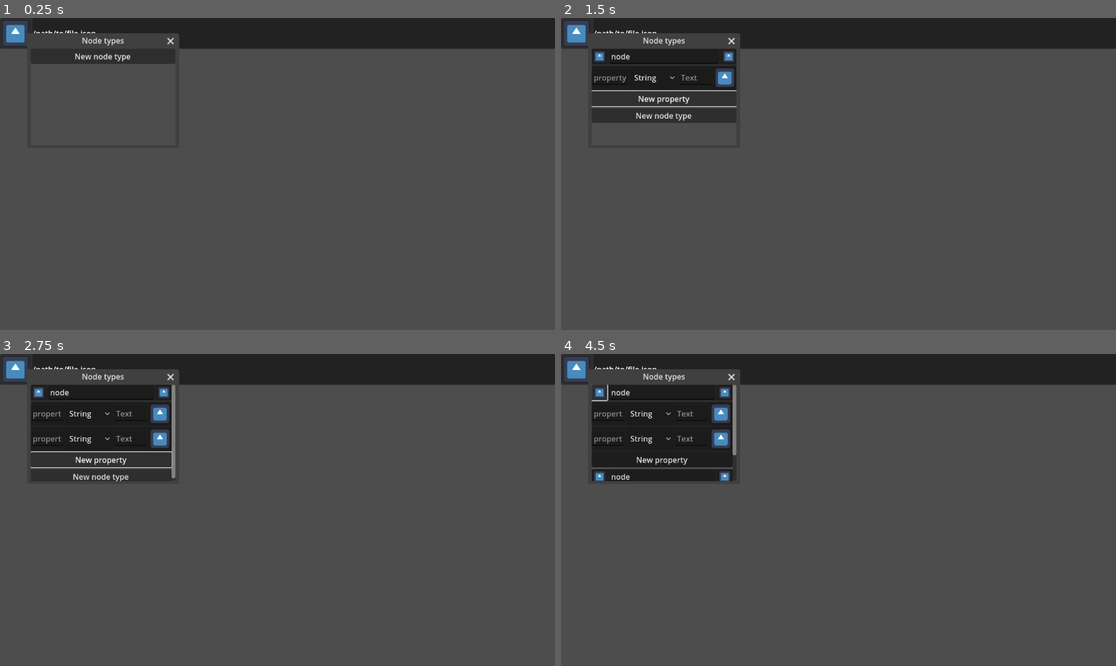
Above: before the commit, frames 1-4 (two rows, left to right).
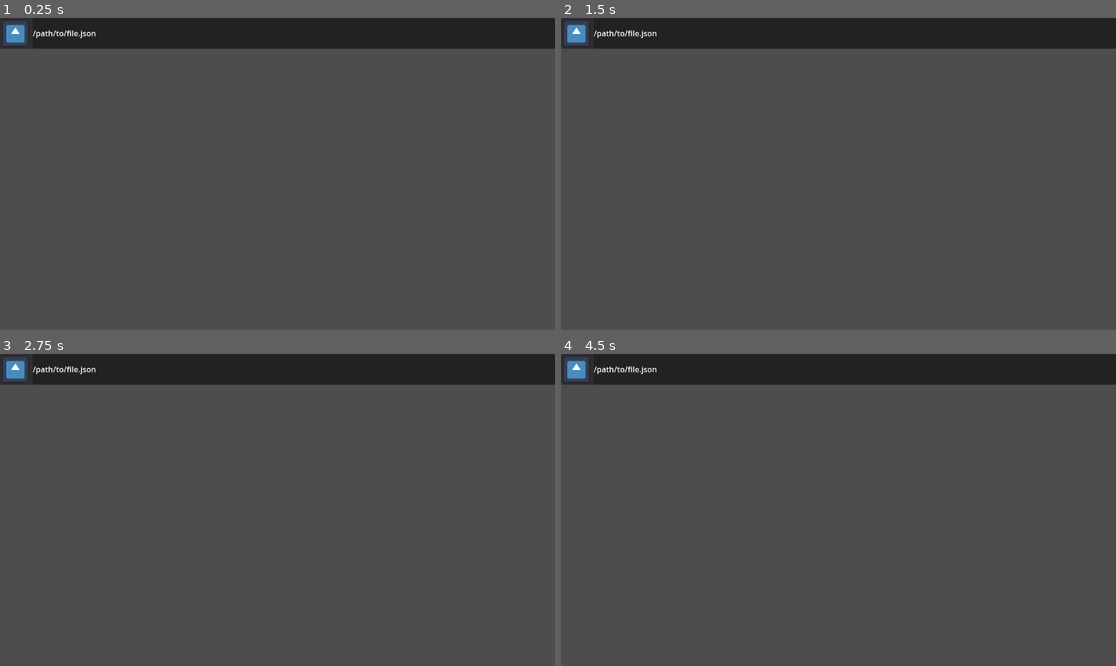
Above: after the commit, the same moments.

Repository: arthurgps2/nodoban
Game: Godot game, scene res://Charter/Charter.tscn
Same seed, same stepped clock (60 frames per second), same inputs: the game is played once before the commit and once after it. The engine's default icon, where the game draws it, is replaced by a stand-in: a white triangle on a blue panel in a dark square.
Inputs (mouse positions are in pixels of both pictures, inside the frame that each line leads up to):
- Up to frame 1 (0.25 s): no input
- Up to frame 2 (1.5 s): click (666, 55) at 0.5 s, where only the run before the commit has a clickable "New node type"; click (666, 74) at 1.25 s, where only the run before the commit has a clickable "New property"
- Up to frame 3 (2.75 s): click (105, 435) at 2 s, where only the run before the commit has a clickable "New property"
- Up to frame 4 (4.5 s): click (660, 475) at 2.75 s, where only the run before the commit has a clickable "New node type"; click (599, 391) at 3.52 s; click (599, 391) at 4.27 s

The runs differ from the first frame. In frame 1, 2.4% of the frame differs, in the area x 4-33%, y 4-15%; in frame 2, 7.0%; in frame 3, 8.8%, in the area x 4-33%, y 4-41%; in frame 4, 8.7%.

Commit message:
Some minor changes

Diff:
--- a/Charter/Charter.tscn
+++ b/Charter/Charter.tscn
@@ -68,6 +68,7 @@
 title = "Node types"
 position = Vector2i(64, 64)
 size = Vector2i(300, 200)
+visible = false
 min_size = Vector2i(300, 200)
 
 [node name="ScrollContainer" type="ScrollContainer" parent="UI/NodeTypes"]
--- a/Charter/Node Type Menu/CharterNodeTypeMenu.tscn
+++ b/Charter/Node Type Menu/CharterNodeTypeMenu.tscn
@@ -33,7 +33,7 @@
 
 [node name="RichTextLabel" type="LineEdit" parent="VBoxContainer/MenuHeader/HBoxContainer/VBoxContainer"]
 layout_mode = 2
-text = "node"
+placeholder_text = "node_type_name"
 
 [node name="DeleteButton" type="Button" parent="VBoxContainer/MenuHeader/HBoxContainer"]
 custom_minimum_size = Vector2(32, 32)
